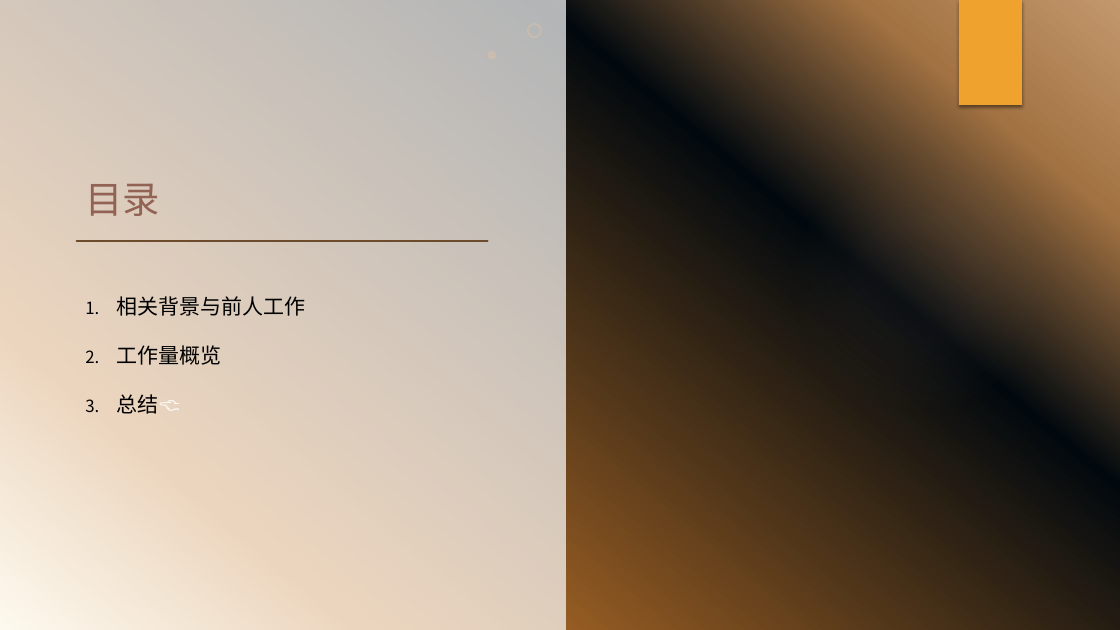
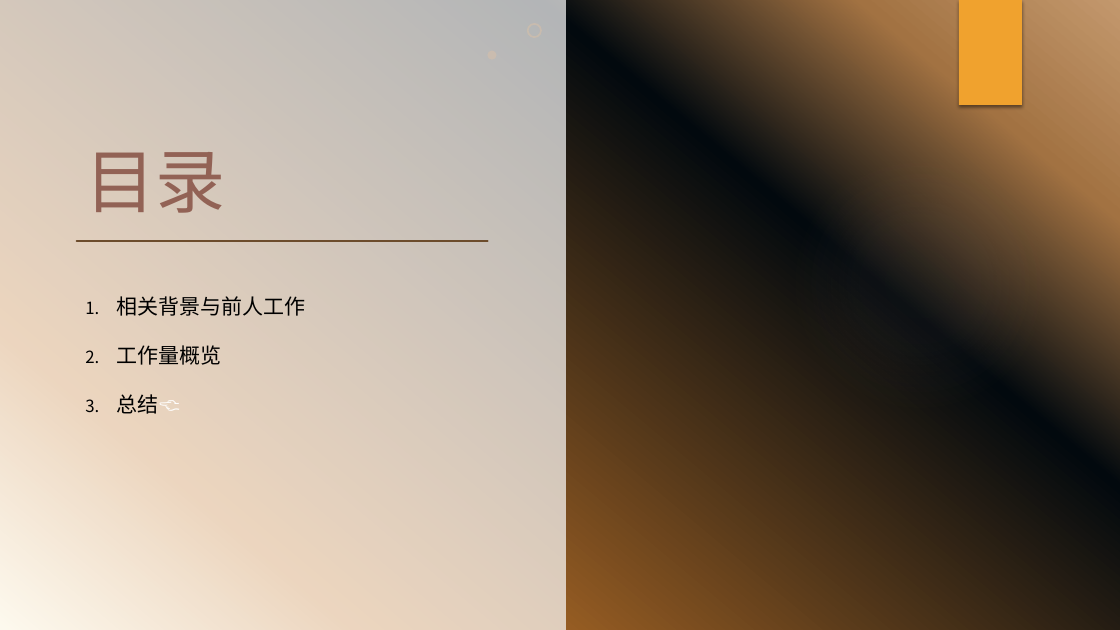
Before and after one commit to dbydd/UUSBDriver, a slide deck: slide 13 of documents/开题答辩.pptx. Drawn at 1120x630 pixels with LibreOffice and Linux fonts; fonts in the diff are those of the drawing; background and template pictures are left out. Boxes give left, top, right and bottom in pixels: in the first picture for what was removed or moved away, otherwise in the second. Text is boxed around its words. In the diff, an @@ line names an element or a change of style, - is before the commit and + after.

```diff
--- a/documents/开题答辩.pptx
+++ b/documents/开题答辩.pptx
@@ title "目录" at [85, 152, 225, 213]: size 32 to 60 pt @@
```
Also in this commit, not shown: 3 other slides changed, 2 other files.
